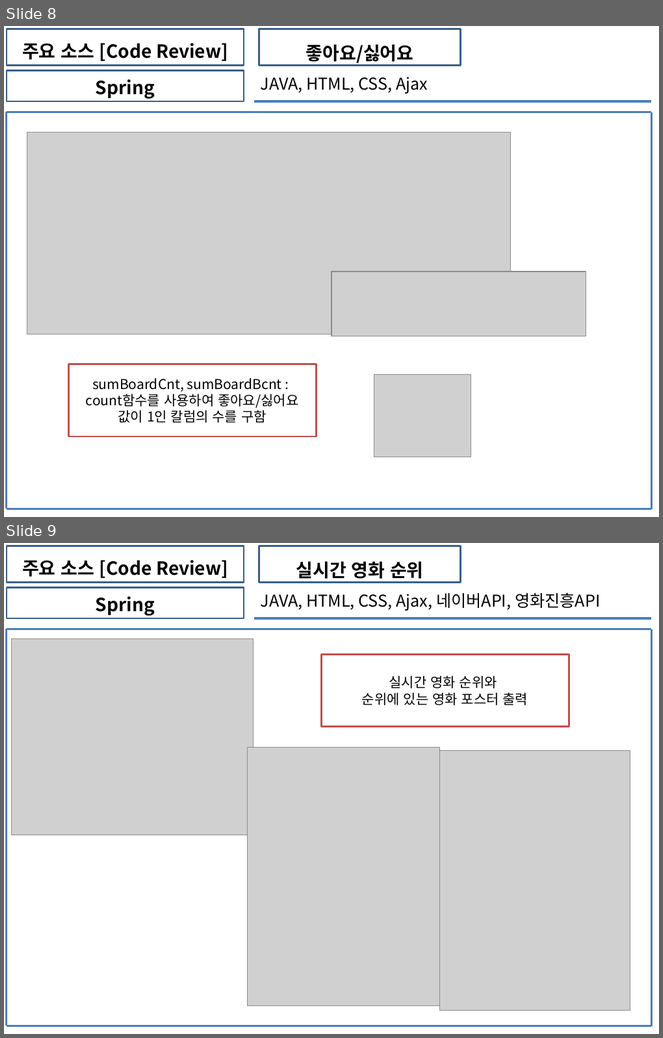
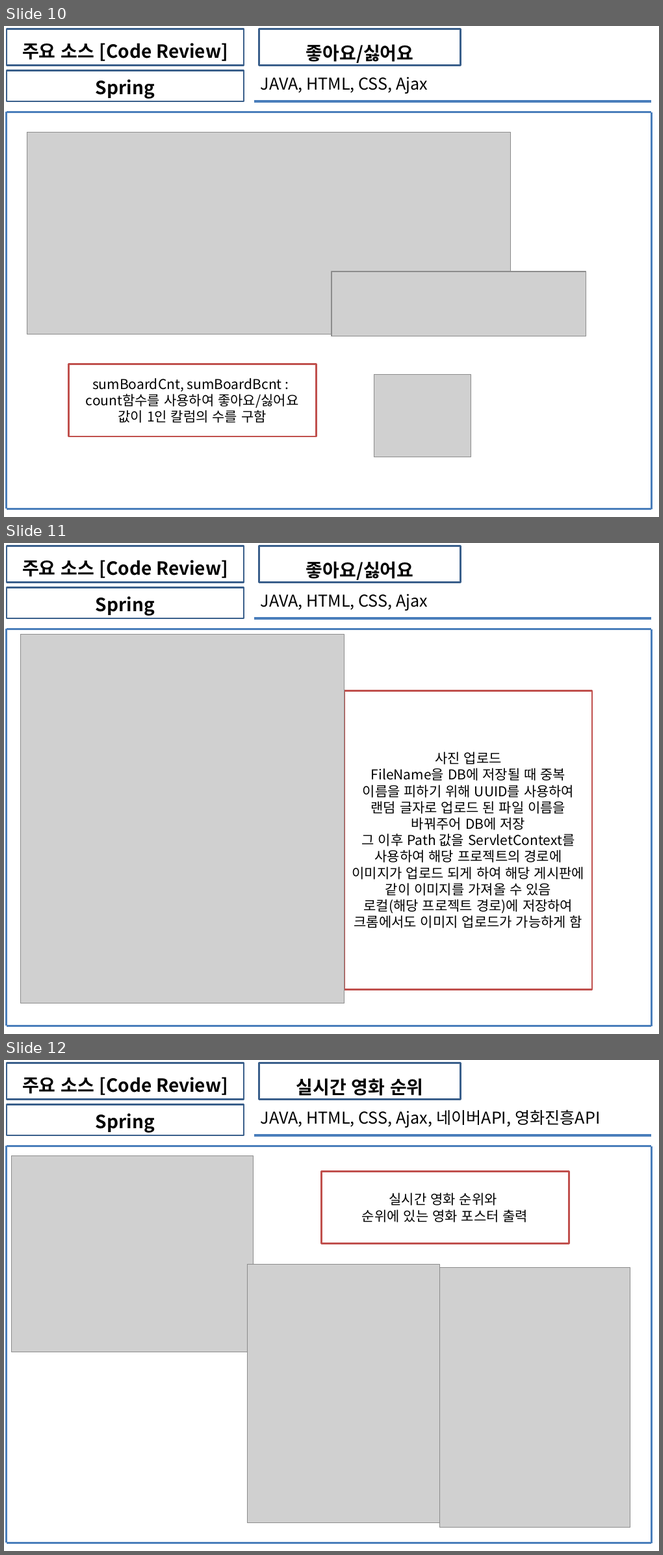
Before and after one commit to soh0256/5team, a slide deck: 개발 7팀 최종 팀프로젝트 산출물 제출/3) KOSMO_77기_개발 5팀_Unit_Test_보고서.pptx. Shown one above the other, each under a label of ours: slides 8 and 9 before the commit, slides 10, 11 and 12 after it. The pictures are 663x1038 and 663x1555 pixels, drawn with LibreOffice and Linux fonts; fonts in the diff are those of the drawing; grey boxes stand for pictures. Boxes give left, top, right and bottom in pixels: in the first picture for what was removed or moved away, otherwise in the second. Text is boxed around its words. In the diff, an @@ line names an element or a change of style, - is before the commit and + after.

Commit message:
유닛테스트 사진업로드, 댓글삭제, 댓글수정 추가

```diff
--- a/개발 7팀 최종 팀프로젝트 산출물 제출/3) KOSMO_77기_개발 5팀_Unit_Test_보고서.pptx
+++ b/개발 7팀 최종 팀프로젝트 산출물 제출/3) KOSMO_77기_개발 5팀_Unit_Test_보고서.pptx
@@ slide 11 added at <box>4,543,659,1034</box>, background #FFFFFF @@
@@ rectangle added at <box>7,546,244,582</box>, outline #3A5F8C 2 pt, 20 pt, text #000000, bold @@
+주요 소스 [Code Review]
@@ rectangle added at <box>259,546,461,582</box>, outline #3A5F8C 2 pt, 20 pt, text #000000, bold @@
+좋아요/싫어요
@@ rectangle added at <box>7,588,244,618</box>, outline #3A5F8C 2 pt, 20 pt, text #000000, bold @@
+Spring
@@ text added at <box>261,594,428,611</box>, 18 pt, text #000000 @@
+JAVA, HTML, CSS, Ajax
@@ line added from (254, 618) to (651, 618), #4B7EBC 2.25 pt @@
@@ line added from (7, 629) to (651, 629), #4B7EBC 2.25 pt @@
@@ line added from (7, 629) to (7, 1026), #4B7EBC 2.25 pt @@
@@ picture added at <box>21,635,345,1004</box> @@
@@ line added from (651, 629) to (651, 1027), #4B7EBC 2.25 pt @@
@@ rectangle added at <box>345,691,592,990</box>, outline #C0504D 2 pt, 15 pt, text #000000 @@
+사진 업로드
+FileName을 DB에 저장될 때 중복 이름을 피하기 위해 UUID를 사용하여 랜덤 글자로 업로드 된 파일 이름을 바꿔주어 DB에 저장
+그 이후 Path 값을 ServletContext를 사용하여 해당 프로젝트의 경로에 이미지가 업로드 되게 하여 해당 게시판에 같이 이미지를 가져올 수 있음
+로컬(해당 프로젝트 경로)에 저장하여 크롬에서도 이미지 업로드가 가능하게 함
@@ line added from (651, 891) to (651, 891), #4B7EBC 2.25 pt @@
@@ line added from (7, 1026) to (651, 1026), #4B7EBC 2.25 pt @@
@@ what was slide 8 is now slide 10 @@
@@ what was slide 9 is now slide 12 @@
```
Also in this commit, not shown: 2 other slides added.
